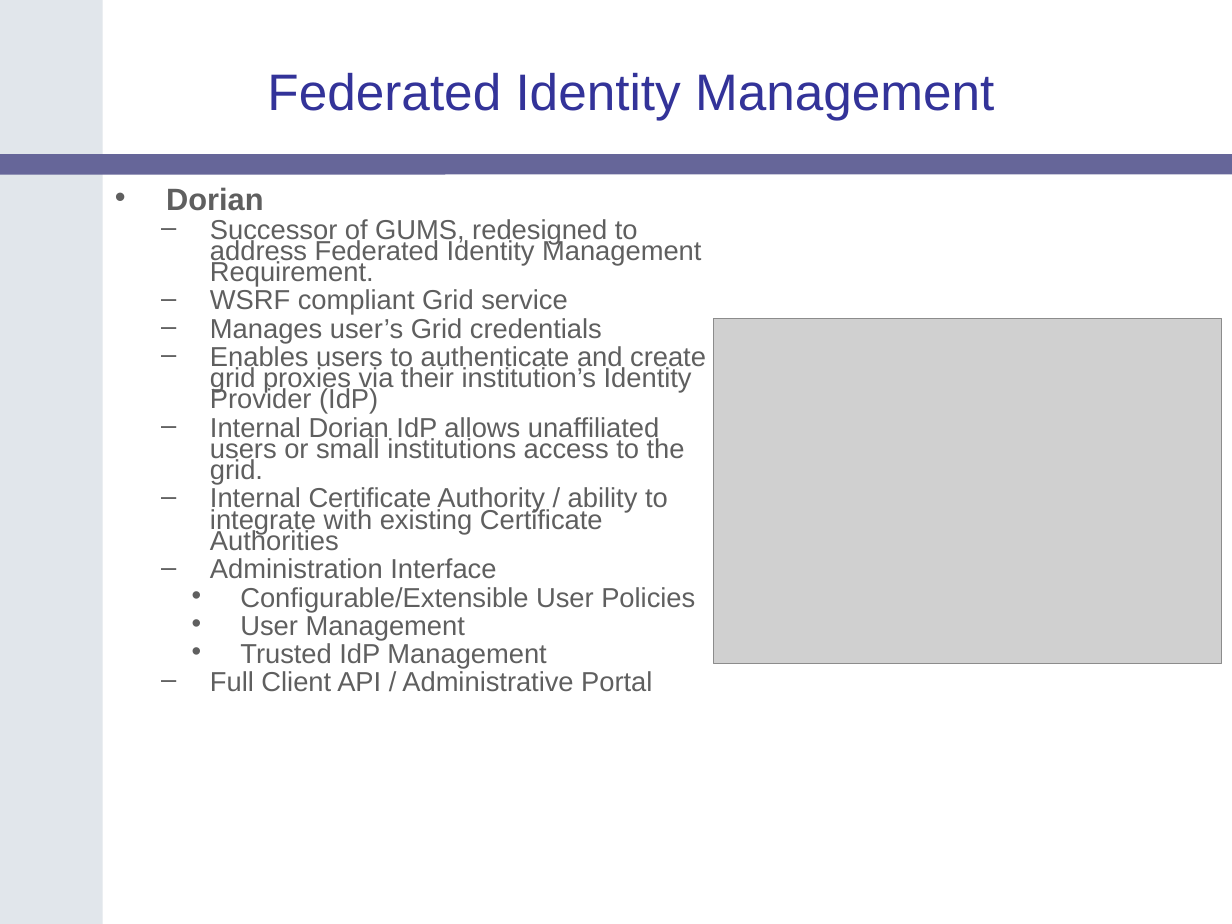
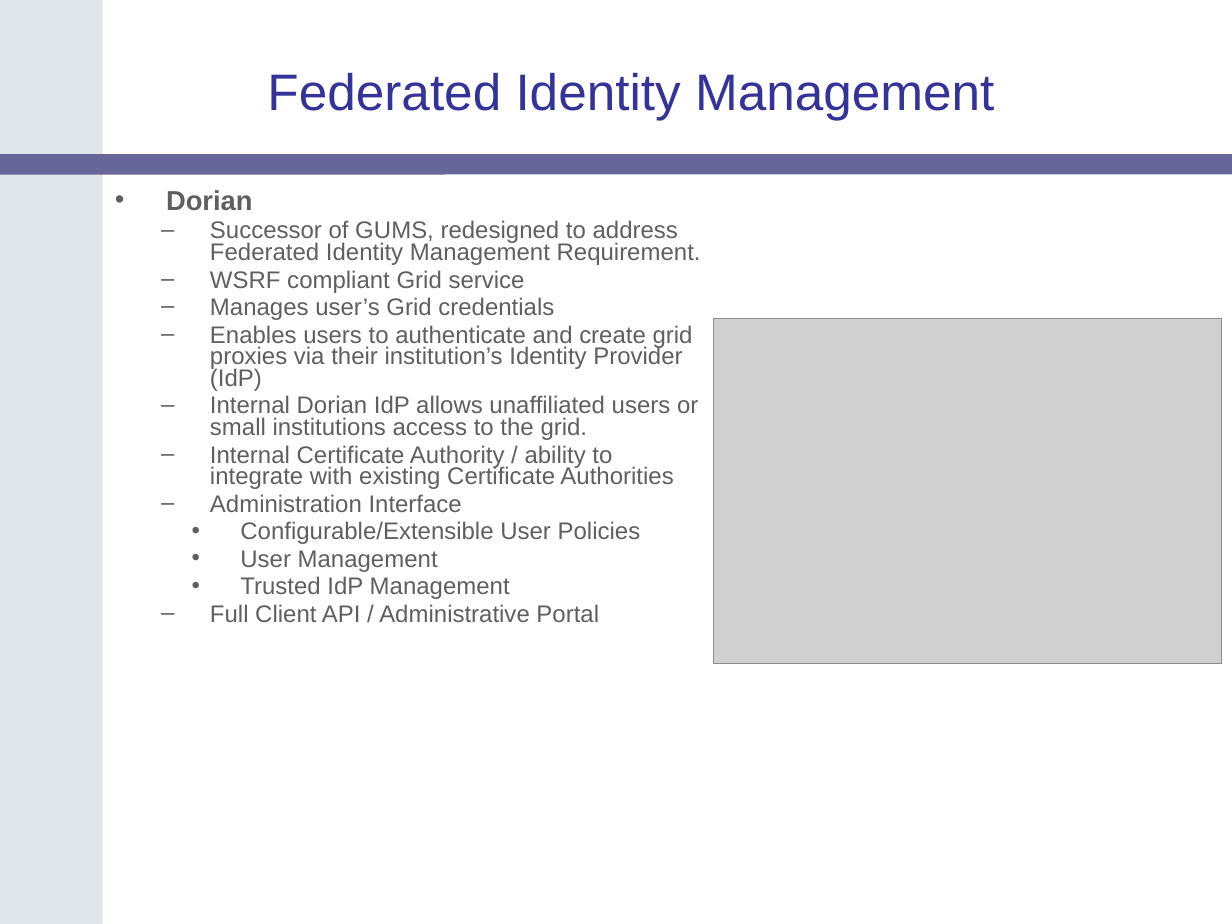
Before and after one commit to NCIP/cagrid-portal, a slide deck: slide 19 of cagrid-1-0/Documentation/presentations/200604_AnnualMeeting/caGrid-1.0-Architecture_caBIG-Annual-Meeting06.ppt (slide 17 before the commit). Drawn at 1232x924 pixels with LibreOffice and Linux fonts; fonts in the diff are those of the drawing; grey boxes stand for pictures; background and template pictures are left out. Boxes give left, top, right and bottom in pixels: in the first picture for what was removed or moved away, otherwise in the second. Text is boxed around its words. In the diff, an @@ line names an element or a change of style, - is before the commit and + after.

Commit message:
added data service slides

```diff
--- a/cagrid-1-0/Documentation/presentations/200604_AnnualMeeting/caGrid-1.0-Architecture_caBIG-Annual-Meeting06.ppt
+++ b/cagrid-1-0/Documentation/presentations/200604_AnnualMeeting/caGrid-1.0-Architecture_caBIG-Annual-Meeting06.ppt
@@ text "Dorian" at bbox=[166, 190, 701, 622]: size 18 to 16 pt in "Dorian"; size 16 to 14 pt; line spacing 0.65 to 0.75 @@
```
Also in this commit, not shown: 5 other slides changed, 3 slides added, 1 slide removed.
